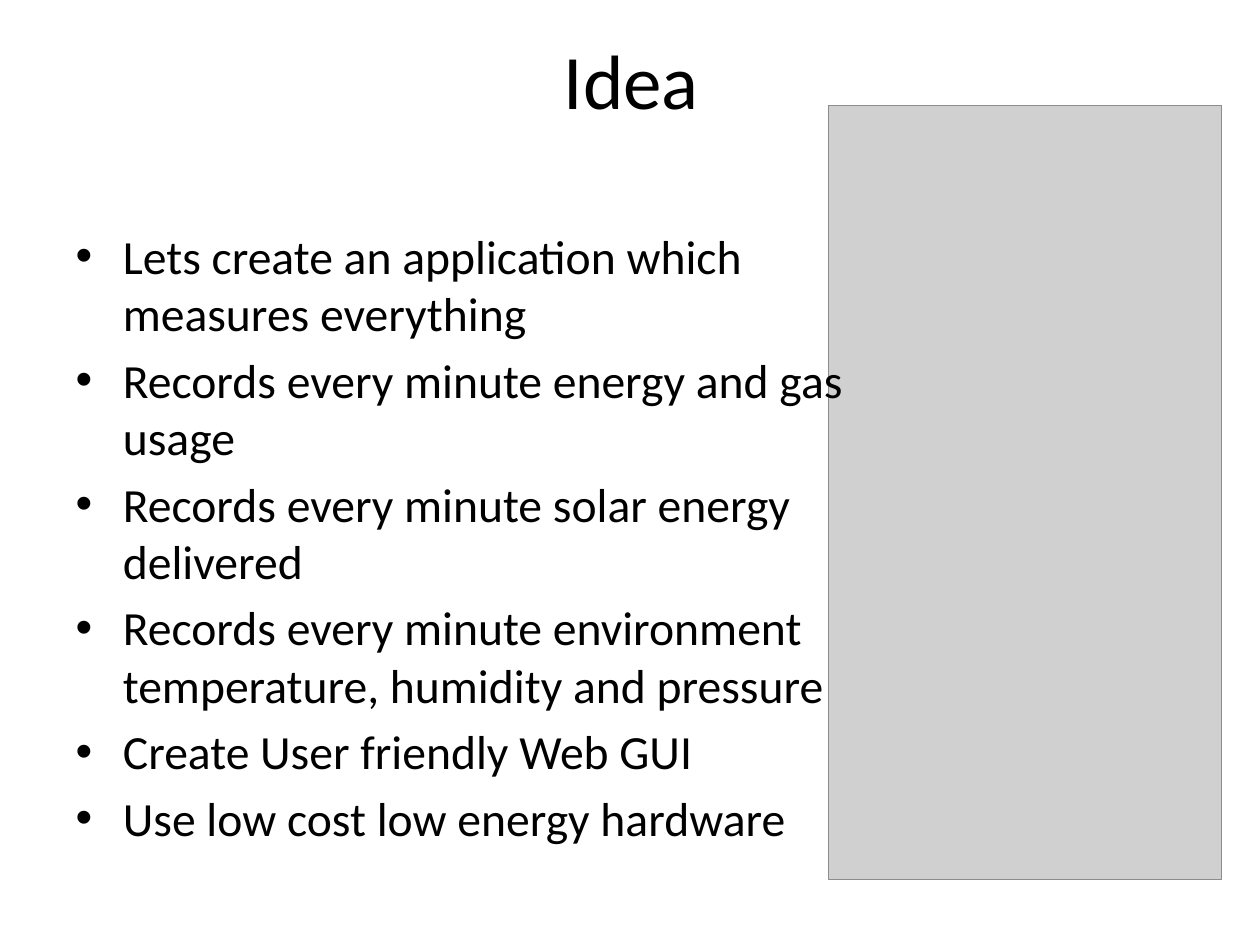
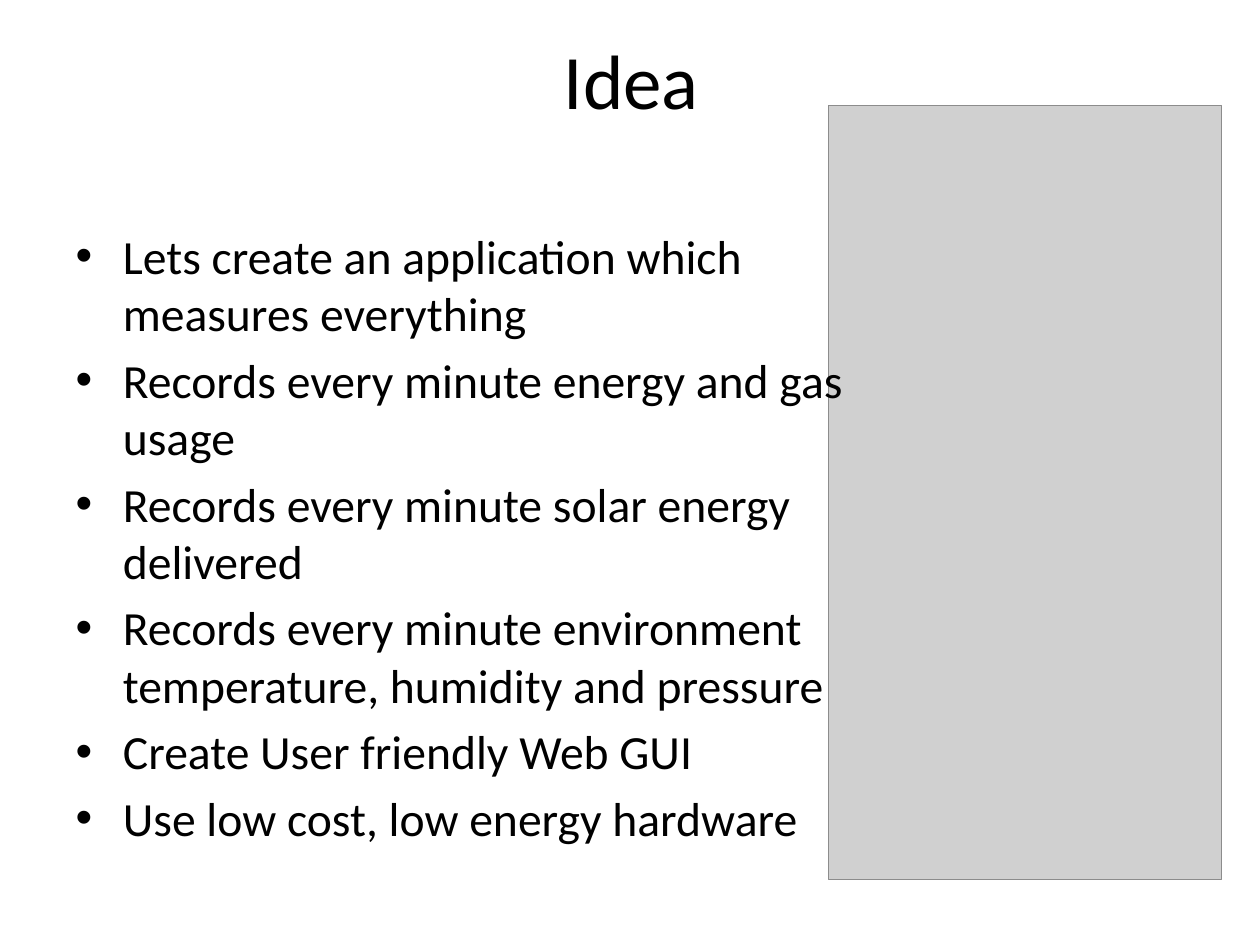
Before and after one commit to plaatsoft/plaatenergy, a slide deck: slide 3 of doc/ppt/PlaatEnergy Design.pptx. Drawn at 1260x945 pixels with LibreOffice and Linux fonts; fonts in the diff are those of the drawing; grey boxes stand for pictures. Boxes give left, top, right and bottom in pixels: in the first picture for what was removed or moved away, otherwise in the second. Text is boxed around its words. In the diff, an @@ line names an element or a change of style, - is before the commit and + after.

```diff
--- a/doc/ppt/PlaatEnergy Design.pptx
+++ b/doc/ppt/PlaatEnergy Design.pptx
@@ text at (123,803,797,845): text changed @@
-• Use low cost low energy hardware
+• Use low cost, low energy hardware
```
Also in this commit, not shown: 10 other slides changed, 5 slides added, 5 slides removed.
